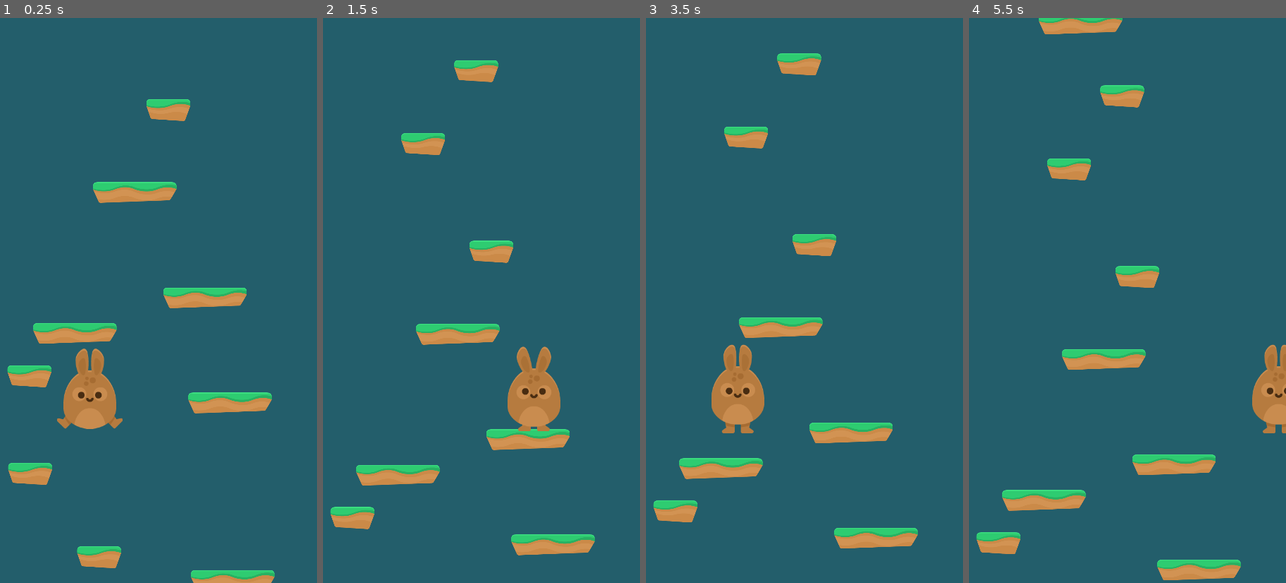
Above: before the commit, frames 1-4 (left to right).
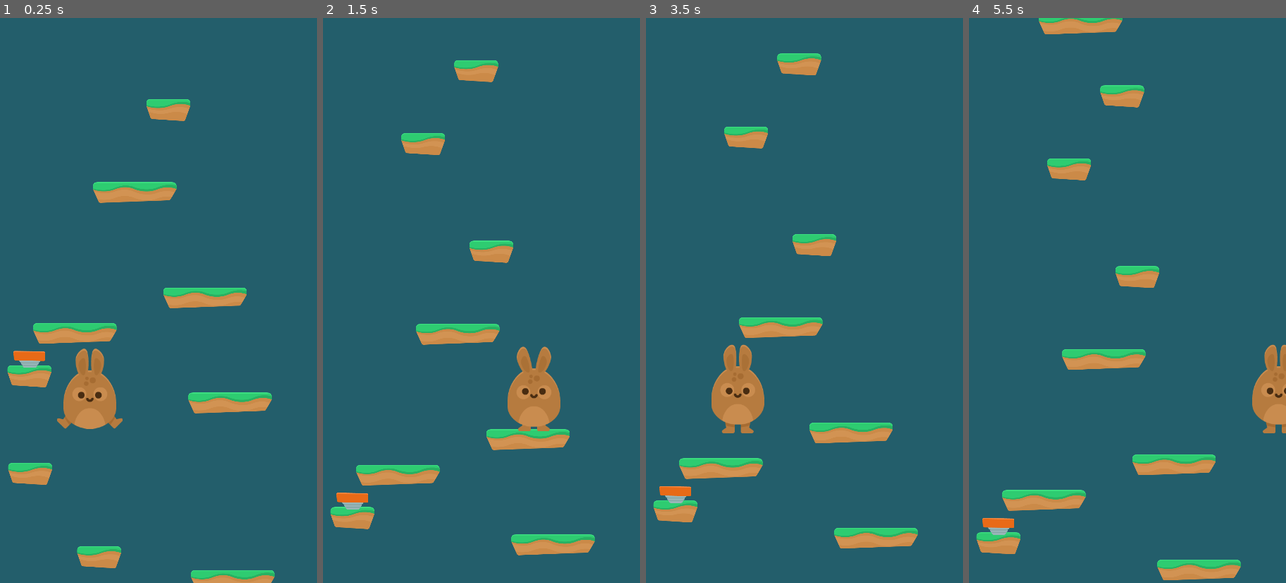
Above: after the commit, the same moments.

Repository: avodhel/Godot-Learn-Projects
Game: Godot game, scene res://Scenes/Game.tscn
The game is run twice, just before and just after one commit, with the same random seed, the same clock (stepped at 60 frames per second) and the same inputs.
Inputs:
- Up to frame 1 (0.25 s): no input
- Up to frame 2 (1.5 s): tap Enter (ui_accept) at 0.5, 0.77 s; hold Right (ui_right) 0.53-1.28 s; hold Left (ui_left) from 1.28 s (still down)
- Up to frame 3 (3.5 s): tap Enter (ui_accept) at 1.52, 3.02 s; release Left (ui_left) at 2.03 s; hold Right (ui_right) from 2.03 s (still down)
- Up to frame 4 (5.5 s): release Right (ui_right) at 3.53 s; hold Left (ui_left) from 3.53 s (still down); tap Enter (ui_accept) at 3.77, 4.52 s

The runs differ from the first frame. In frame 1, 0.2% of the frame differs, in the area x 4-15%, y 58-62%; in frame 2, 0.2%; in frame 3, 0.2%; in frame 4, 0.2%, in the area x 4-15%, y 88-92%.

Commit message:
Platform Jump v0.9(creating and spawning spring)

Diff:
--- /dev/null
+++ b/Platform Jump/Scenes/Spring.tscn
@@ -0,0 +1,29 @@
+[gd_scene load_steps=6 format=2]
+
+[ext_resource path="res://Scripts/Spring.gd" type="Script" id=1]
+[ext_resource path="res://Textures/Items/spring.png" type="Texture" id=2]
+[ext_resource path="res://Textures/Items/spring_in.png" type="Texture" id=3]
+[ext_resource path="res://Textures/Items/spring_out.png" type="Texture" id=4]
+
+[sub_resource type="SpriteFrames" id=1]
+animations = [ {
+"frames": [ ExtResource( 2 ) ],
+"loop": true,
+"name": "idle",
+"speed": 5.0
+}, {
+"frames": [ ExtResource( 3 ), ExtResource( 4 ), ExtResource( 2 ) ],
+"loop": false,
+"name": "spring",
+"speed": 10.0
+} ]
+
+[node name="Spring" type="Area2D"]
+script = ExtResource( 1 )
+
+[node name="Animation" type="AnimatedSprite" parent="."]
+frames = SubResource( 1 )
+animation = "idle"
+
+[node name="CollisionPolygon2D" type="CollisionPolygon2D" parent="."]
+polygon = PoolVector2Array( -67.9292, -37.4937, 66.8885, -34.714, 72.448, -30.5443, 72.448, 2.3493, 67.3518, 7.44551, 52.5265, 7.44551, 30.7518, 38.9493, -24.1627, 39.0537, -47.0493, 6.48438, -65.6127, 5.12906, -69.7823, 0.0328522, -73.0254, -31.4709 )
--- a/Platform Jump/Scripts/NormalPlatform.gd
+++ b/Platform Jump/Scripts/NormalPlatform.gd
@@ -2,11 +2,19 @@
 
 onready var sprite = $Sprite
 
+const SPRING_CHANCE = 5
+
 var sprite_half_width
+var spring_path = "res://Scenes/Spring.tscn"
 
 func _ready():
+	randomize()
 	connect("body_entered", self, "_on_body_entered")
 	sprite_half_width = (sprite.texture.get_size().x / 2) * scale.x
+	if rand_range(0, 100) > 100 - SPRING_CHANCE:
+		var new_spring = load(spring_path).instance()
+		add_child(new_spring)
+		new_spring.position = Vector2(0, -new_spring.height)
 
 func _process(delta):
 	pass
--- a/Platform Jump/Scripts/Player.gd
+++ b/Platform Jump/Scripts/Player.gd
@@ -54,6 +54,13 @@
 	animated_sprite.play("jump")
 	emit_signal("just_jumped")
 
+func add_impulse(impulse): #when player steps on spring
+	emit_signal("just_jumped")
+	current_gravity = 0
+	jumping = true
+	current_jump_force = impulse
+	animated_sprite.play("jump")
+
 func die():
 #	yield(get_tree().create_timer(2), "timeout")
 	get_tree().reload_current_scene()
--- /dev/null
+++ b/Platform Jump/Scripts/Spring.gd
@@ -0,0 +1,19 @@
+extends Area2D
+
+export var impulse = 100
+
+onready var animation = $Animation
+
+var height
+
+func _ready():
+	height = animation.frames.get_frame("idle", 0).get_height()
+	connect("body_entered", self, "_on_body_entered")
+
+func _process(delta):
+	pass
+
+func _on_body_entered(body):
+	if body.name == "Player" and body.position.y < position.y and !body.jumping:
+		body.add_impulse(impulse)
+		animation.play("spring")
